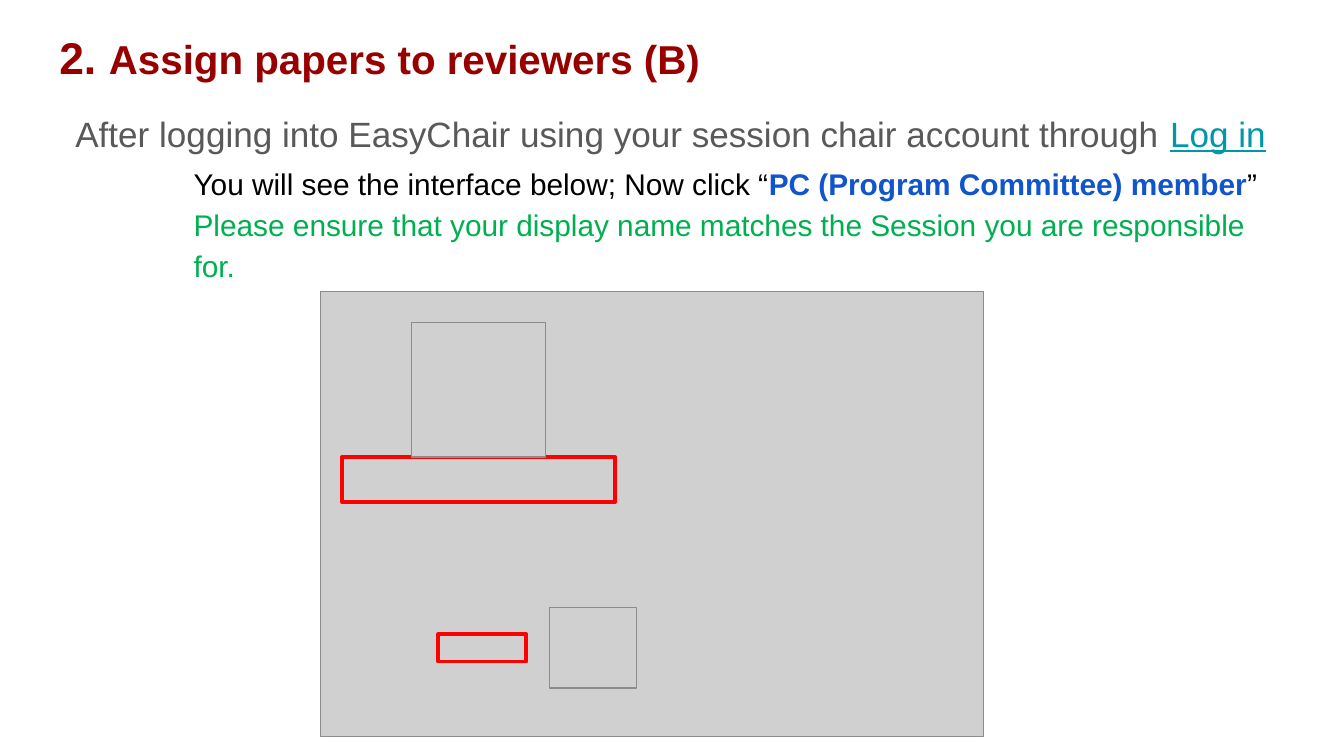
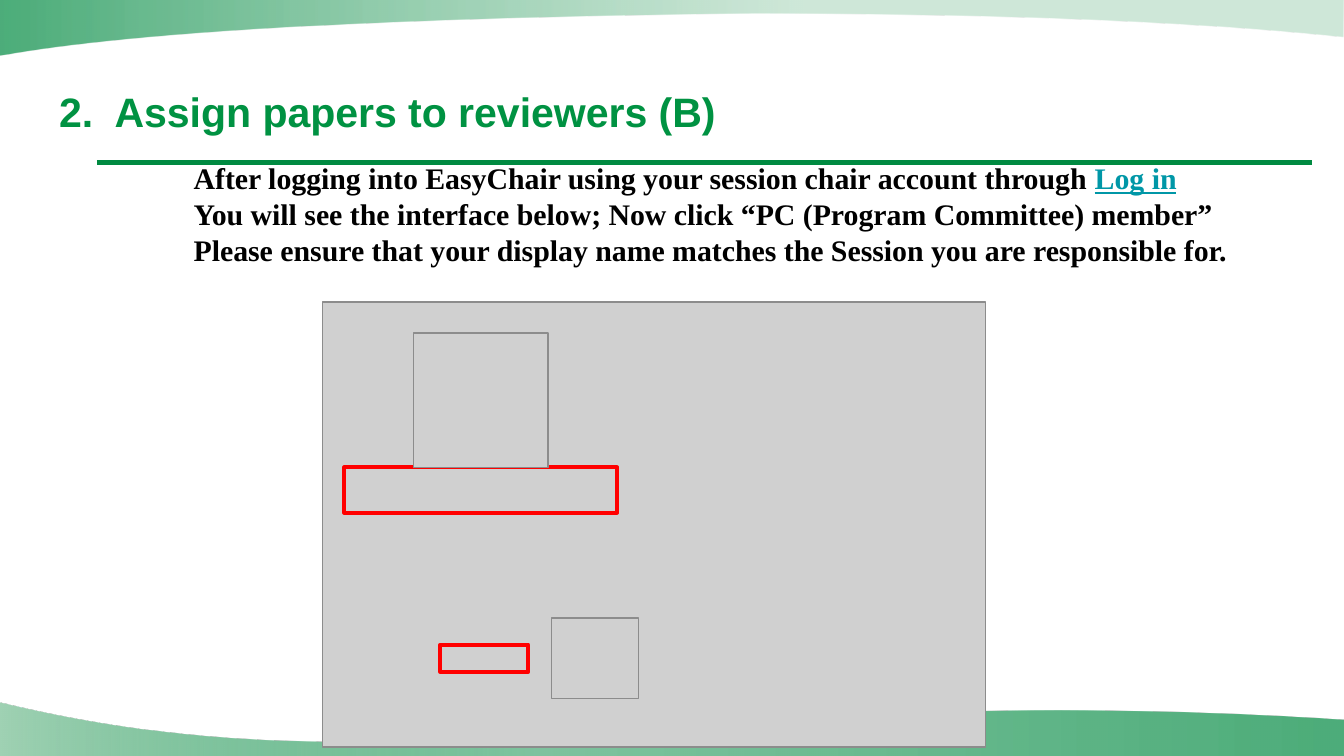
Before and after one commit to UV2026/Email-CFP, a slide deck: slide 7 of Instructions/PPT/Instructions for UV2026 Paper Review & Assignment on EasyChair (Session Chair)[UV2026].pptx. Drawn at 1344x756 pixels with LibreOffice and Linux fonts; fonts in the diff are those of the drawing; grey boxes stand for pictures; background and template pictures are left out. Boxes give left, top, right and bottom in pixels: in the first picture for what was removed or moved away, otherwise in the second. Text is boxed around its words. In the diff, an @@ line names an element or a change of style, - is before the commit and + after.

```diff
--- a/Instructions/PPT/Instructions for UV2026 Paper Review & Assignment on EasyChair (Session Chair)[UV2026].pptx
+++ b/Instructions/PPT/Instructions for UV2026 Paper Review & Assignment on EasyChair (Session Chair)[UV2026].pptx
@@ freeform shape added at (0, 0, 1343, 55), fill gradient #008A41 to #A0D2B4 @@
@@ title removed at (59, 43, 1265, 154) @@
-2. Assign papers to reviewers (B)
-After logging into EasyChair using your session chair account through Log in
@@ text added at (59, 97, 716, 135), 22 pt, text #009242, bold @@
+2. Assign papers to reviewers (B)
@@ line added from (97, 163) to (1313, 163), #008A41 2.5 pt @@
@@ text at (194, 168, 1177, 195): paragraph added @@
+After logging into EasyChair using your session chair account through Log in
@@ text at (194, 204, 1227, 267): font Arial to Times New Roman, bold on in "You will see the interface below; Now ...", "Please ensure that your display name matches ..."; text colour #1155CC to #000000 in "“PC (Program Committee) member”"; text colour #00B050 to #000000 in "Please ensure that your display name matches ..."; line spacing 1.15 to 1 @@
@@ 2 pictures, 1 rectangle: place and size @@
-2 pictures, 1 rectangle at (320, 292, 982, 737)
+2 pictures, 1 rectangle at (323, 302, 985, 747)
@@ rectangle: place and size @@
-rectangle at (343, 457, 616, 503)
+rectangle at (344, 468, 617, 513)
@@ picture: place and size @@
-picture at (550, 607, 637, 688)
+picture at (551, 618, 638, 699)
@@ freeform shape added at (0, 703, 1344, 756), fill gradient #008A41 to #A0D2B4 @@
```
Also in this commit, not shown: 21 other slides changed, 7 other files.
